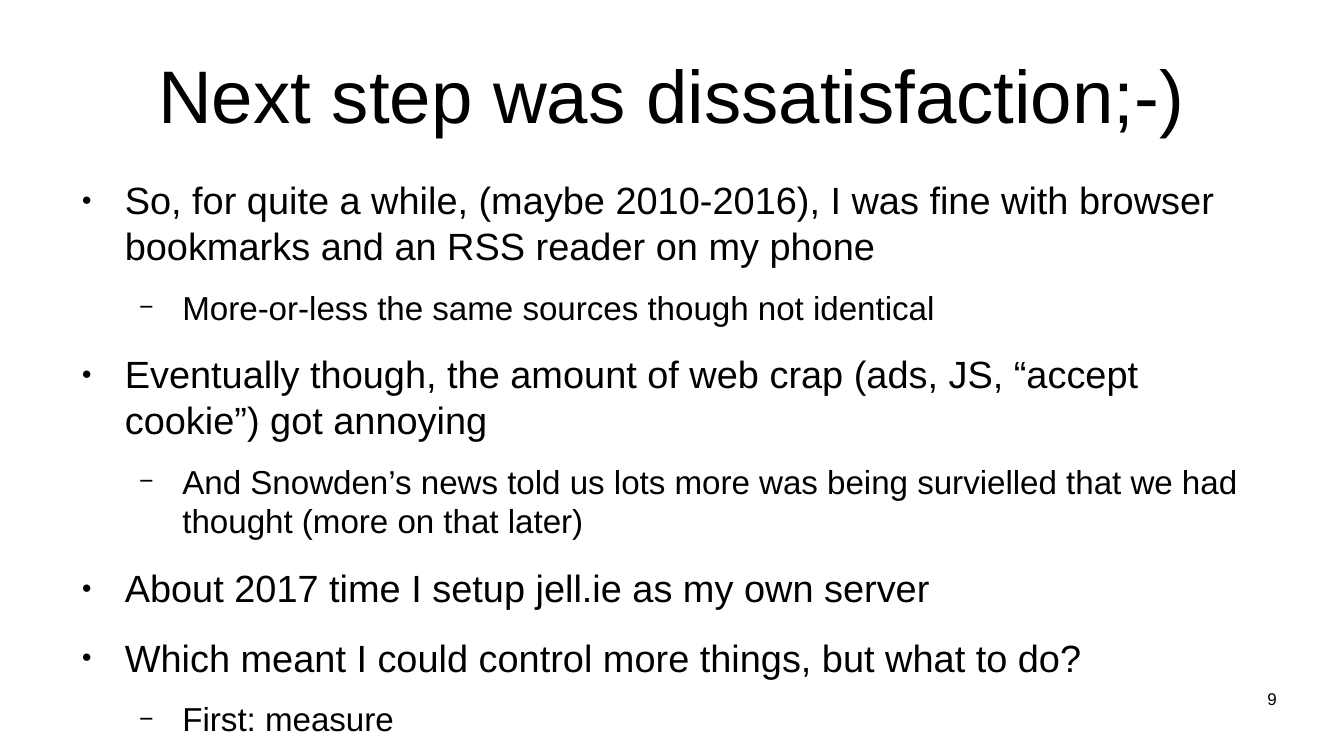
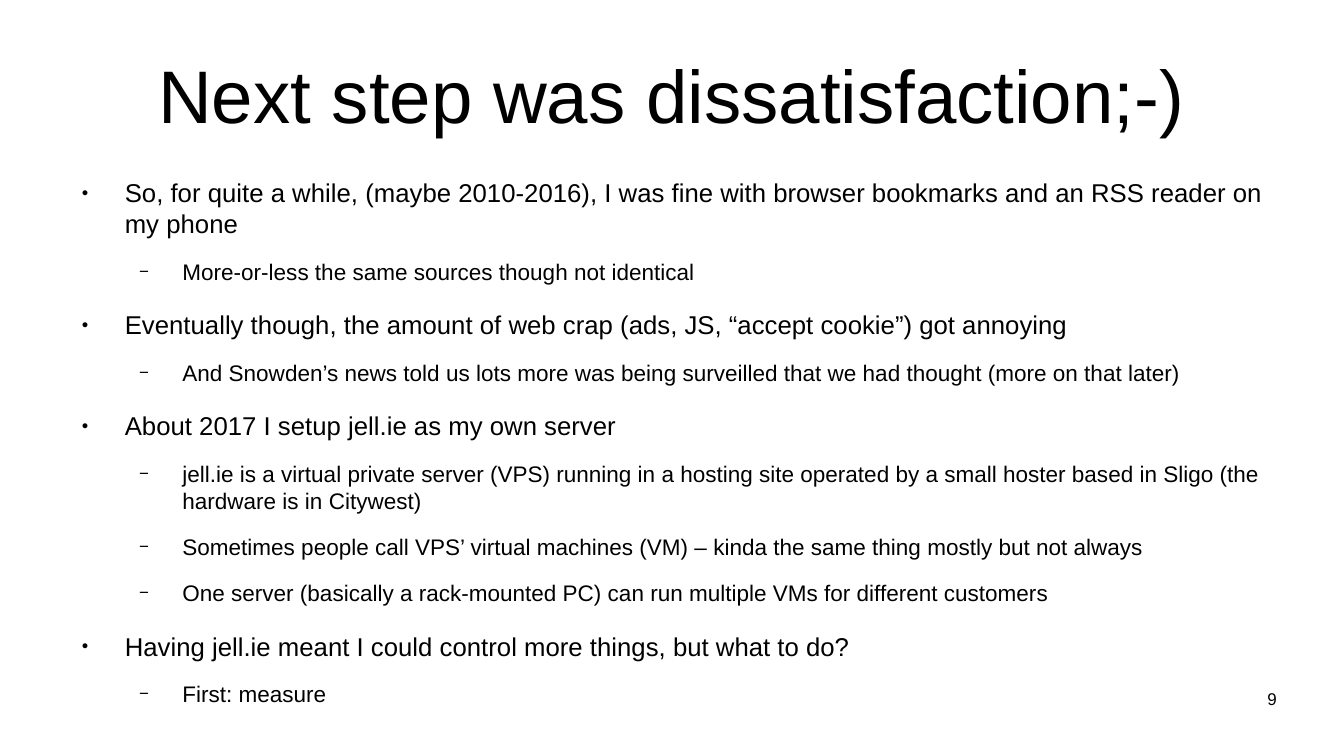
Before and after one commit to sftcd/witidtm, a slide deck: slide 9 of lectures/300-jellie.odp. Drawn at 1344x756 pixels with LibreOffice and Linux fonts; fonts in the diff are those of the drawing. Boxes give left, top, right and bottom in pixels: in the first picture for what was removed or moved away, otherwise in the second. Text is boxed around its words. In the diff, an @@ line names an element or a change of style, - is before the commit and + after.

Commit message:
updated news

```diff
--- a/lectures/300-jellie.odp
+++ b/lectures/300-jellie.odp
@@ text at bbox=[125, 183, 1262, 703]: size 22.4 to 15.2 pt in "So, for quite a while, (maybe 2010-2016), ...", "Eventually though, the amount of web crap ..."; size 19.6 to 13.3 pt in "More-or-less the same sources though not identical", "First: measure" @@
@@ text at bbox=[125, 364, 1259, 662]: text changed; size 22.4 to 13.3 pt @@
-  − And Snowden’s news told us lots more was being survielled that we had thought (more on that later)
-● About 2017 time I setup jell.ie as my own server
-● Which meant I could control more things, but what to do?
+  − And Snowden’s news told us lots more was being surveilled that we had thought (more on that later)
+● About 2017 I setup jell.ie as my own server
+  − jell.ie is a virtual private server (VPS) running in a hosting site operated by a small hoster based in Sligo (the hardware is in Citywest)
+  − Sometimes people call VPS’ virtual machines (VM) – kinda the same thing mostly but not always
+  − One server (basically a rack-mounted PC) can run multiple VMs for different customers
+● Having jell.ie meant I could control more things, but what to do?
```
Also in this commit, not shown: 3 other slides changed, 3 slides added, 1 slide removed, 1 other file.
